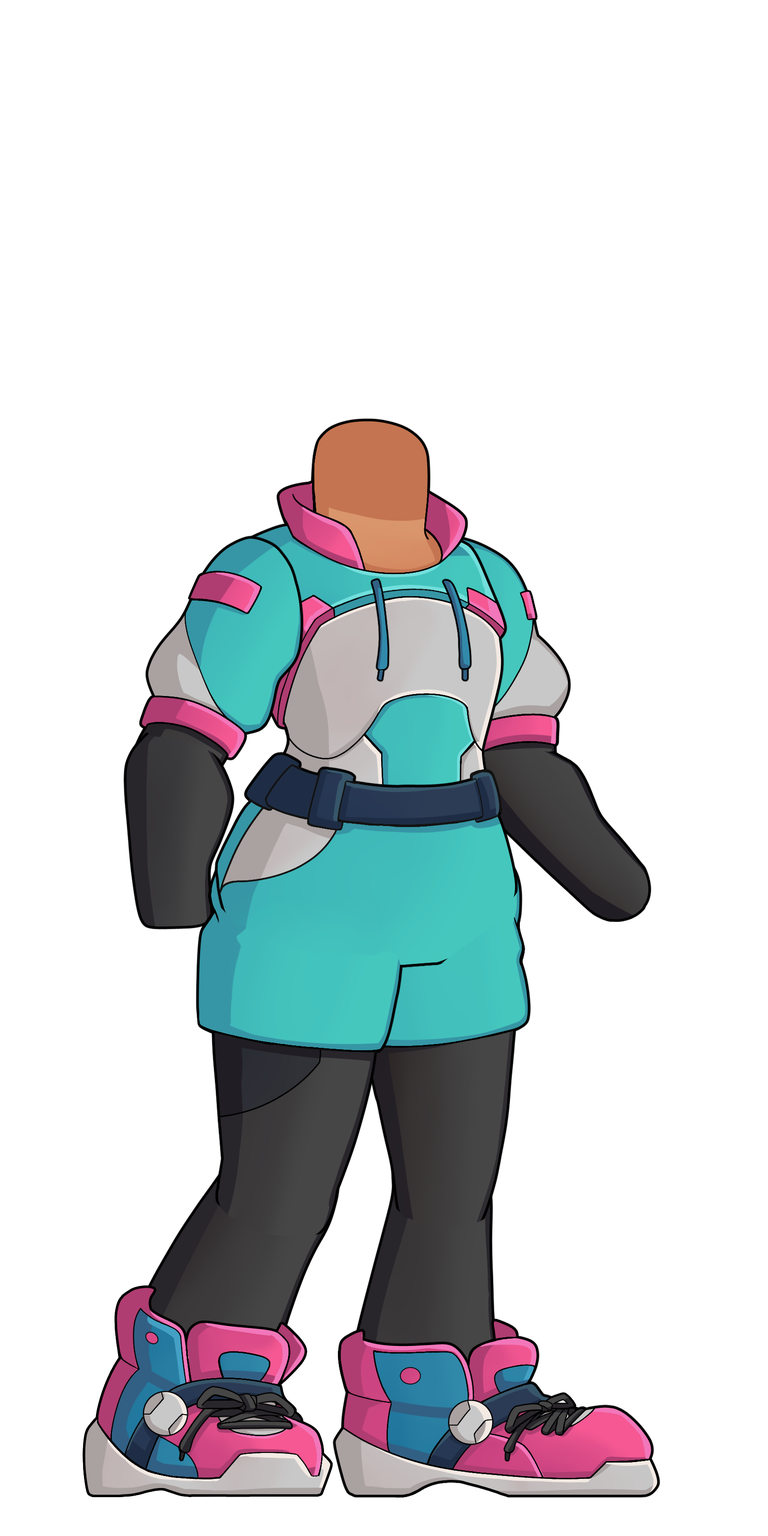
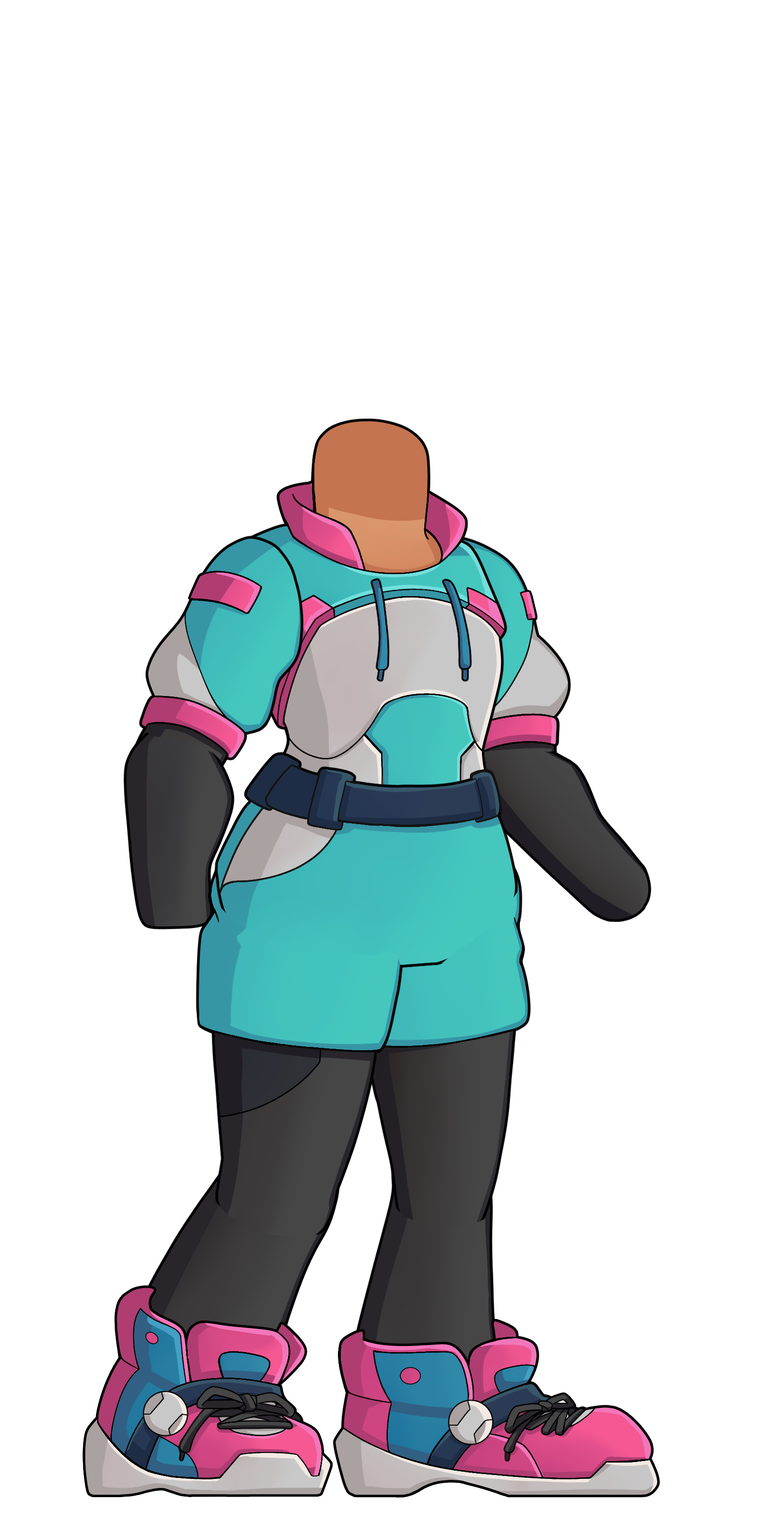
Two versions of the same layered image (768x1536). Layer-by-layer changes:
painted on "Zapato_B" over 332, 1318, 661, 1498
painted on "Torso" over 378, 760, 481, 785
